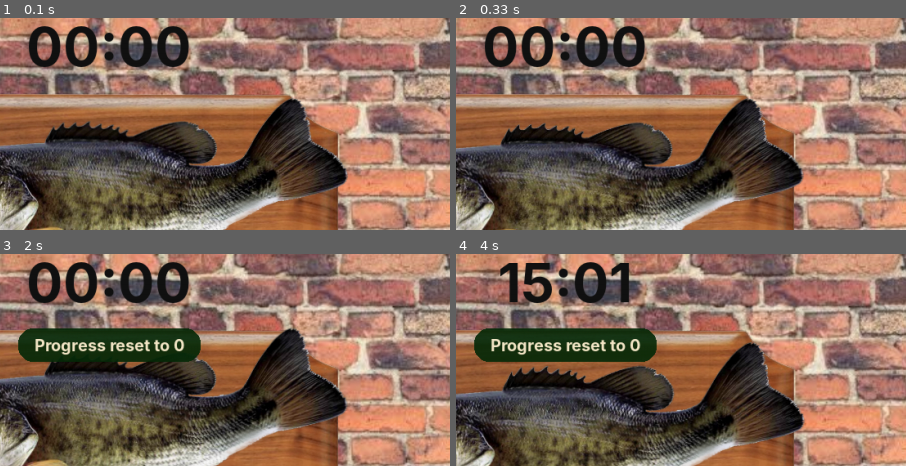
Above: before the commit, frames 1-4 (two rows, left to right).
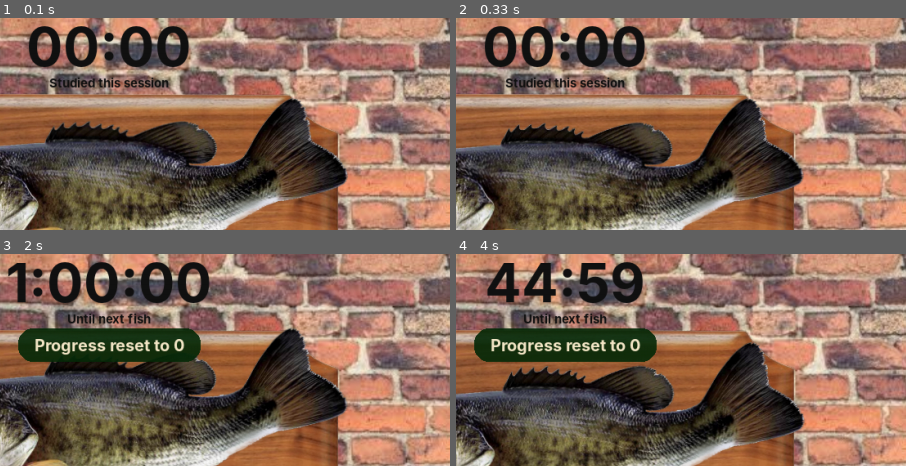
Above: after the commit, the same moments.

Repository: MehelGupta/HowdyHack2026
Game: pygame game, started from pygamefigma.py
Same seed, same stepped clock (60 frames per second), same inputs: the game is played once before the commit and once after it.
Inputs (mouse positions are % of the whole screen's width and height, from its top left):
- Up to frame 1 (0.1 s): no input
- Up to frame 2 (0.33 s): no input
- Up to frame 3 (2 s): click (50, 10) at 0.38 s, where only the run after the commit has a clickable "00:00"; tap R at 0.67 s; tap Space at 1, 1.33 s; click (52, 16) at 1.72 s
- Up to frame 4 (4 s): tap Space at 2, 3 s; click (27, 28) at 2.38 s; tap T at 2.67 s; click (81, 48) at 3.38 s; click (18, 37) at 3.72 s
The pictures show only the part of the screen within x 38-88%, y 2-52%; the shares and areas given below are measured in that part.

The runs differ from the first frame. In frame 1, 0.7% of the frame differs, in the area x 11-38%, y 27-34%; in frame 2, 0.7%; in frame 3, 5.2%, in the area x 1-47%, y 3-34%; in frame 4, 3.6%.

Commit message:
changed timer to count up or down

Diff:
--- a/pygamefigma.py
+++ b/pygamefigma.py
@@ -39,6 +39,8 @@
 FONT_NAMES = "inter,helveticaneue,helvetica,arial,dejavusans"
 CARD = (270, 150)
 SING = [0, 1, 2, 1]  # order the mouth frames play in
+TIMER_RECT = pygame.Rect(0, 0, 330, 100)  # click this area on the home page to flip the timer up/down
+TIMER_RECT.center = (W // 2, 54)
 
 # One entry per level, in unlock order. "file" is the prefix of assets/<file>_1.png, _2, _3...
 # unlock_h = total hours studied needed to unlock that fish.
@@ -518,9 +520,20 @@
 # --------------------------------------------------------------------------
 # Page drawing
 # --------------------------------------------------------------------------
-def draw_home(screen, a, prog, t, mouth_t, music):
+def draw_home(screen, a, prog, t, mouth_t, music, countdown=False):
     screen.blit(a.bg, (0, 0))
-    draw_text(screen, fmt_clock(prog.session), font(66, True), INK, (W // 2, 46))
+
+
+    if countdown:
+        hrs = prog.hours_to_next()
+        secs = 0 if hrs is None else math.ceil(hrs * 3600)  # round up so 0:00 lands exactly on the unlock
+        clock_text = fmt_clock(secs)
+        caption = "All fish unlocked" if hrs is None else "Until next fish"
+    else:
+        clock_text = fmt_clock(prog.session)
+        caption = "Studied this session"
+    draw_text(screen, clock_text, font(66, True), INK, (W // 2, 46))
+    draw_text(screen, caption, font(15, True), INK, (W // 2, 90))
 
     board_rect = a.board_home.get_rect(center=(W // 2, 268))
     screen.blit(a.board_home, board_rect)
@@ -744,7 +757,7 @@
         cards[(i, False)] = make_card(a, i, False)
         cards[(i, True)] = make_card(a, i, True)
 
-    state = {"page": "home", "paused": False}
+    state = {"page": "home", "paused": False, "countdown": False}  # countdown False = count up (default)
     toast = {"queue": [], "text": "", "ttl": 0.0}
     t = mouth_t = save_timer = 0.0
     just_reset = False  # True for one frame after pressing R
@@ -811,6 +824,7 @@
                     toast["text"] = ""
                     state["paused"] = False            # leave the pause screen if we were on it
                     state["page"] = "home"             # always return to the home page
+                    state["countdown"] = False         # timer back to its default: counting up
                     if music:                          # restart the song from the beginning
                         music.stop()
                         music = load_music()
@@ -824,6 +838,9 @@
                     state["page"] = "info"
                 elif btn_fish.clicked(event):
                     state["page"] = "living"
+                elif (event.type == pygame.MOUSEBUTTONDOWN and event.button == 1
+                        and TIMER_RECT.collidepoint(event.pos)):
+                    state["countdown"] = not state["countdown"]  # flip count up <-> count down
             elif page == "pause":
                 if (event.type == pygame.MOUSEBUTTONDOWN and event.button == 1
                         and cur_rect.collidepoint(event.pos)):
@@ -852,7 +869,7 @@
 
         page = state["page"]
         if page == "home":
-            draw_home(screen, a, prog, t, mouth_t, music)
+            draw_home(screen, a, prog, t, mouth_t, music, state["countdown"])
             btn_info.draw(screen)
             btn_pause.draw(screen)
             btn_fish.draw(screen)
--- a/save.json
+++ b/save.json
@@ -1 +1 @@
-{"total": 921.0350000000024, "max_session": 906.4940000000025, "honors": []}
+{"total": 915.02500000001, "max_session": 908.2980000000041, "honors": []}
